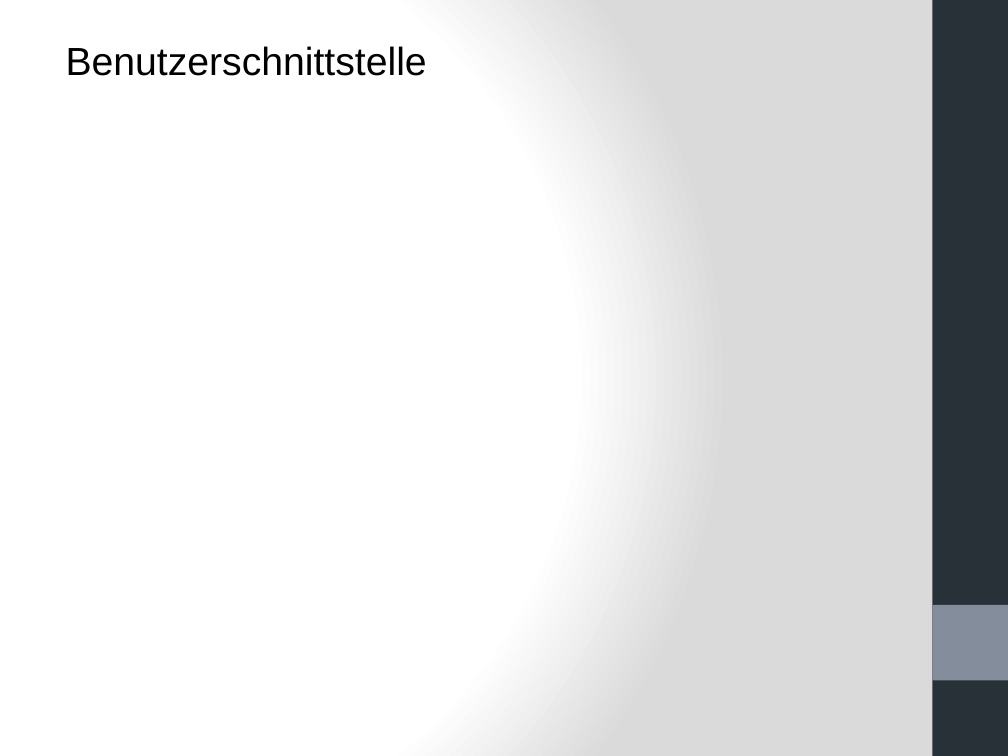
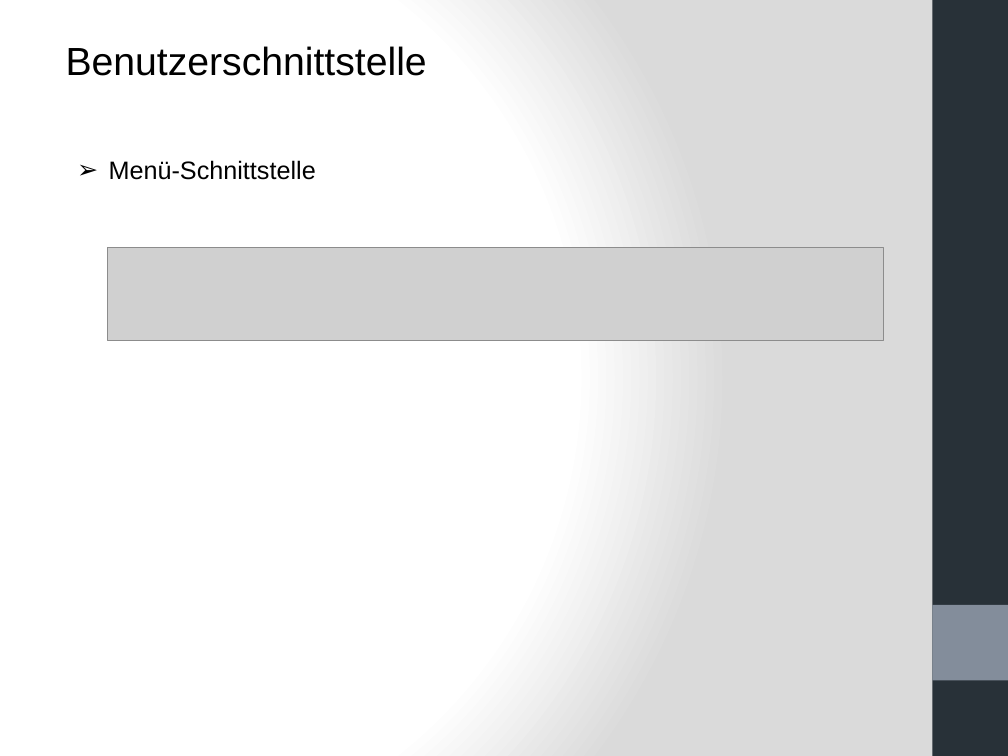
Before and after one commit to mjamaleddine/crowd-innovation, a slide deck: slide 21 of Meilenstein_3/Meilenstein3 - Pr.pptx (slide 26 before the commit). Drawn at 1008x756 pixels with LibreOffice and Linux fonts; fonts in the diff are those of the drawing; grey boxes stand for pictures. Boxes give left, top, right and bottom in pixels: in the first picture for what was removed or moved away, otherwise in the second. Text is boxed around its words. In the diff, an @@ line names an element or a change of style, - is before the commit and + after.

```diff
--- a/Meilenstein_3/Meilenstein3 - Pr.pptx
+++ b/Meilenstein_3/Meilenstein3 - Pr.pptx
@@ text added at (109, 160, 316, 180), 18 pt, text #000000 @@
+➢ Menü-Schnittstelle
@@ picture added at (107, 248, 883, 341) @@
```
Also in this commit, not shown: 18 other slides changed, 10 slides added, 9 slides removed.
